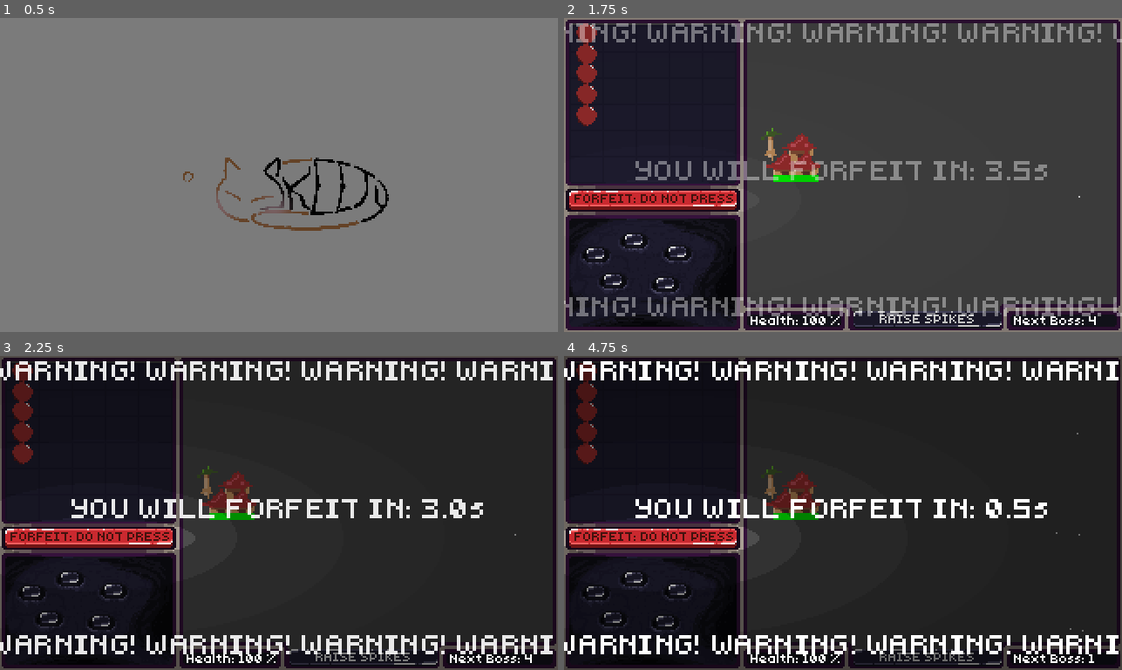
Above: before the commit, frames 1-4 (two rows, left to right).
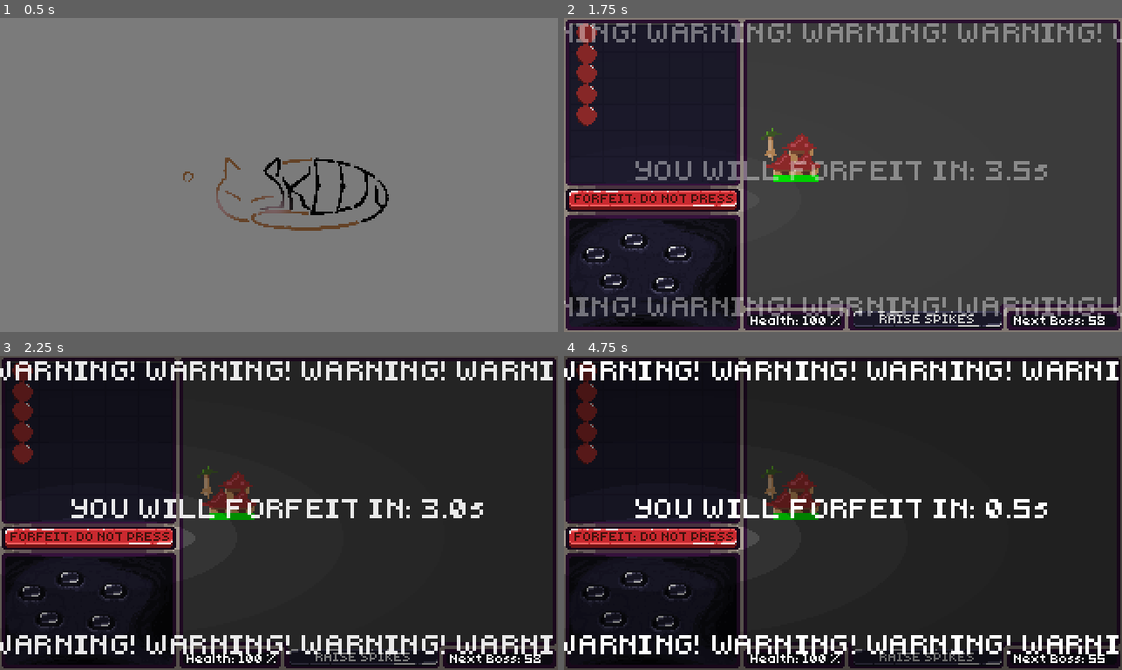
Above: after the commit, the same moments.

Repository: Team-Skeejy/ld55_summoning
Game: Godot game, scene res://scenes/roots/splash/splash_screen.tscn
The game is run twice, just before and just after one commit, with the same random seed, the same clock (stepped at 60 frames per second) and the same inputs.
Inputs (mouse positions are in pixels of both pictures, inside the frame that each line leads up to):
- Up to frame 1 (0.5 s): no input
- Up to frame 2 (1.75 s): tap Enter at 0.5 s; move the mouse to (965, 159) at 0.52 s; tap Tab (Tab) at 0.6 s; click (965, 159) at 0.67 s; tap Space at 1.25 s; drag from (653, 196) to (926, 316) at 1.27 s
- Up to frame 3 (2.25 s): tap Tab (Tab) at 2.1 s; click (362, 654) at 2.17 s
- Up to frame 4 (4.75 s): drag from (586, 371) to (926, 654) at 2.77 s; drag from (586, 390) to (653, 440) at 3.52 s; drag from (586, 412) to (692, 381) at 4.27 s

Frame 1 is identical in both runs. In frame 2, less than 0.1% of the frame differs, in the area x 92-97%, y 56-98%; in frame 3, less than 0.1%; in frame 4, less than 0.1%, in the area x 88-97%, y 24-98%.

Commit message:
use decent intervals

Diff:
--- a/scenes/roots/game/game.tscn
+++ b/scenes/roots/game/game.tscn
@@ -33,8 +33,7 @@
 
 [node name="WaveController" parent="." node_paths=PackedStringArray("dude_container") instance=ExtResource("6_j4isa")]
 dude_container = NodePath("../DudeContainer")
-mook_interval = 1.0
-boss_interval = 6.0
+mook_interval = 10.0
 wave_timer_reduction = 0.1
 
 [connection signal="dude_killed" from="DudeContainer" to="." method="_on_dude_container_dude_killed"]
